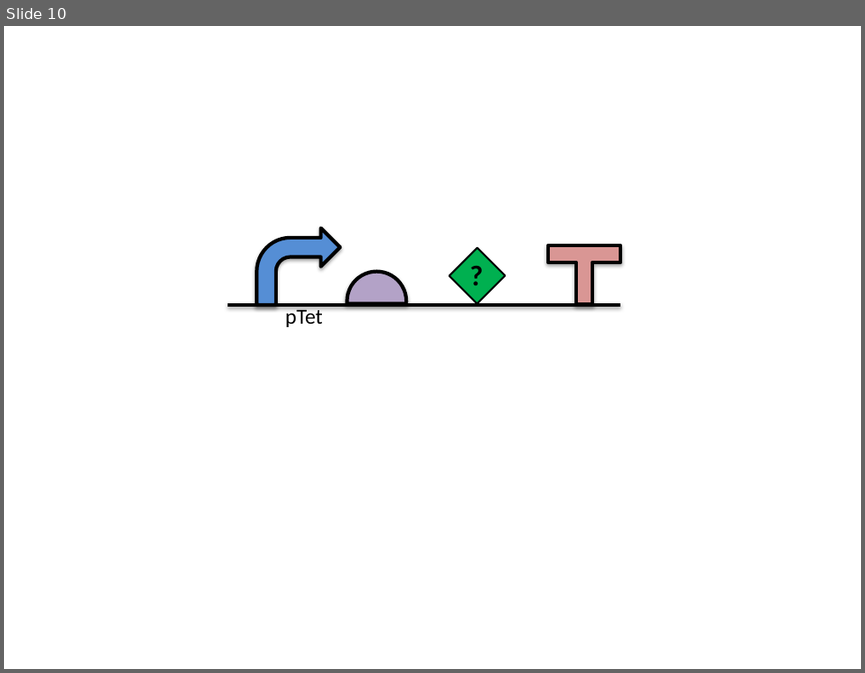
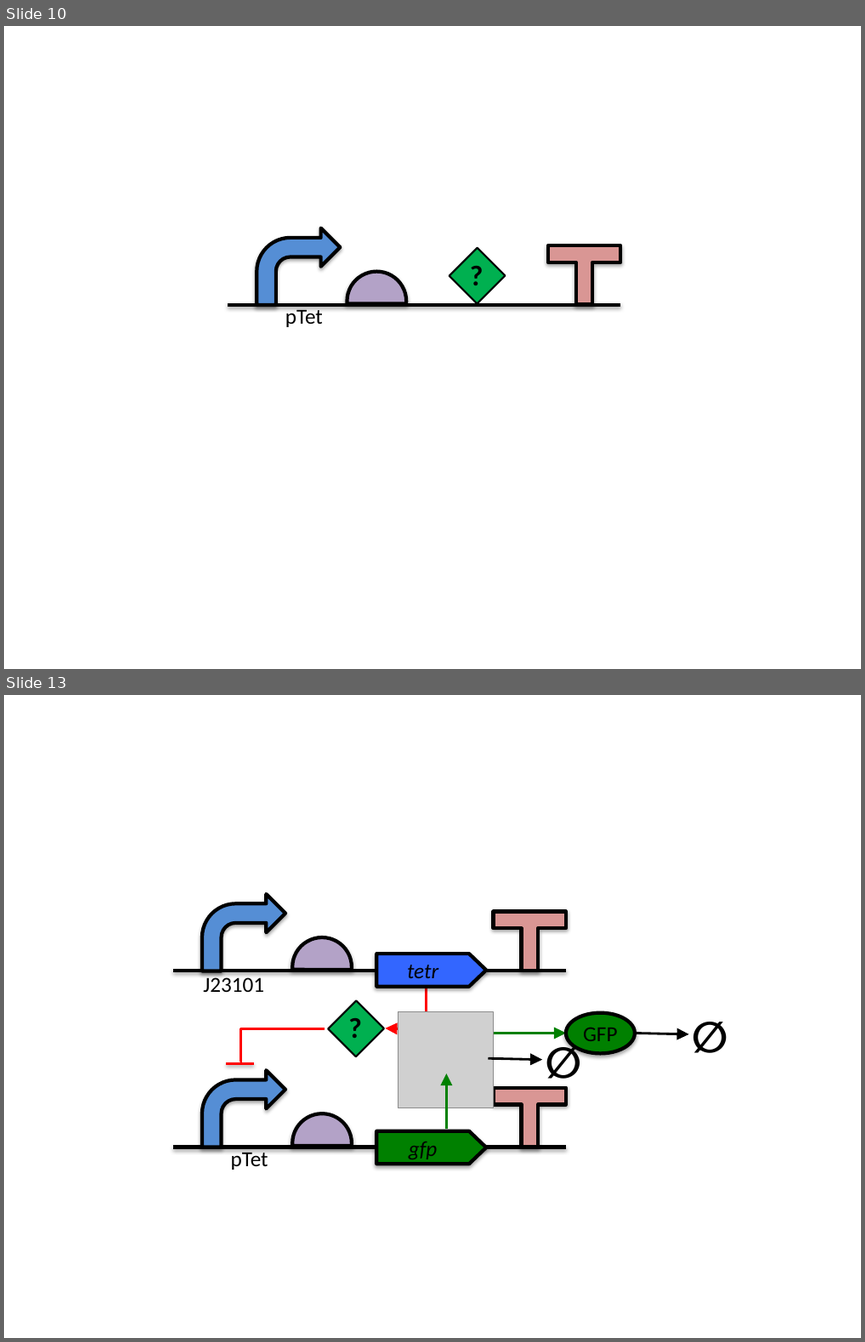
Before and after one commit to SynBioDex/SBOL-visual, a slide deck: specification/imgsrc/examples.pptx. Shown one above the other, each under a label of ours: slide 10 before the commit, slides 10 and 13 after it; the slides between them are not shown. The pictures are 865x673 and 865x1342 pixels, drawn with LibreOffice and Linux fonts; fonts in the diff are those of the drawing; grey boxes stand for pictures. Boxes give left, top, right and bottom in pixels: in the first picture for what was removed or moved away, otherwise in the second. Text is boxed around its words. In the diff, an @@ line names an element or a change of style, - is before the commit and + after.

```diff
--- a/specification/imgsrc/examples.pptx
+++ b/specification/imgsrc/examples.pptx
@@ slide 13 added at (4,695,861,1338), background #FFFFFF @@
@@ group added at (173,894,566,997): 1 line, 1 right arrow, 1 chord (boxed as its full ellipse), 1 bent arrow, 1 left right up arrow, 1 text @@
+tetr
+J23101
@@ rectangle added at (329,1000,384,1056), fill #00B050, outline #000000 1.5 pt @@
@@ elbow arrow added from (426, 980) to (386, 1028), #FF0000 2 pt @@
@@ text added at (340,1006,370,1049), 24 pt, text #000000, bold @@
+?
@@ picture added at (398,1012,494,1107) @@
@@ ellipse added at (566,1013,635,1053), fill #008000, outline #000000 3 pt, 18 pt, text #000000 @@
+GFP
@@ text added at (682,1006,735,1066), 36 pt, text #000000, bold @@
+∅
@@ elbow line added from (324, 1028) to (242, 1061), #FF0000 2 pt @@
@@ elbow arrow added from (446, 1045) to (566, 1032), #008000 2 pt @@
@@ text added at (536,1031,588,1092), 36 pt, text #000000, bold @@
+∅
@@ arrow added from (635, 1032) to (688, 1034), #000000 2 pt @@
@@ line added from (226, 1063) to (254, 1063), #FF0000 2 pt @@
@@ arrow added from (446, 1129) to (446, 1074), #008000 2 pt @@
@@ arrow added from (488, 1058) to (542, 1059), #000000 2 pt @@
@@ group added at (173,1071,566,1172): 1 rectangle, 1 line, 1 right arrow, 1 chord (boxed as its full ellipse), 1 bent arrow, 1 left right up arrow, 1 text @@
+gfp
+pTet
```
Also in this commit, not shown: 4 slides changed, 1 other slide added, 19 other files.
